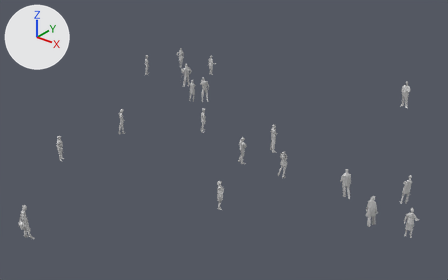
A saved change to the glTF model models/mandegar/mandegar_crowd.glb.
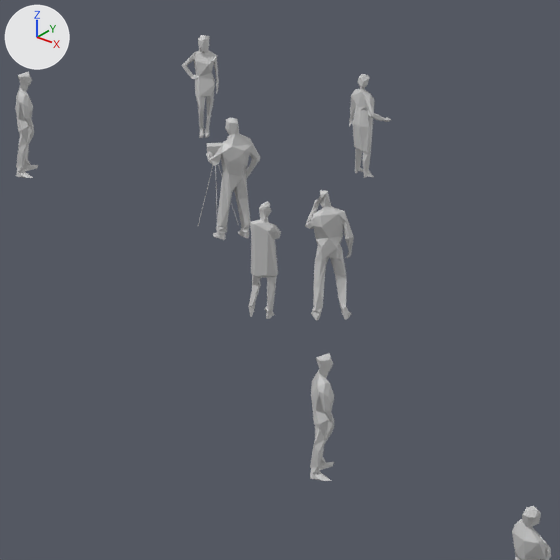
Old and new are each drawn from a 50 mm camera at (13.44, -38.73, 15.83) aimed at (-9.69, -9.82, -2.1) and again close up on the part from 32% to 55% of the width and 15% to 53% of the height. Every picture has the same lights, and +X, +Y and +Z are marked at upper left. The older version's two pictures come first. Where no turn or scale is listed for an object, it has been applied to the vertices.

Objects in the first close-up: 'Human_12', 'Human_16', 'Human_20', 'Human_21', 'Human_22', 'Human_23', 'Human_24', 'Human_25'.
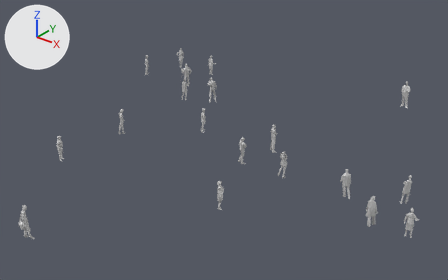
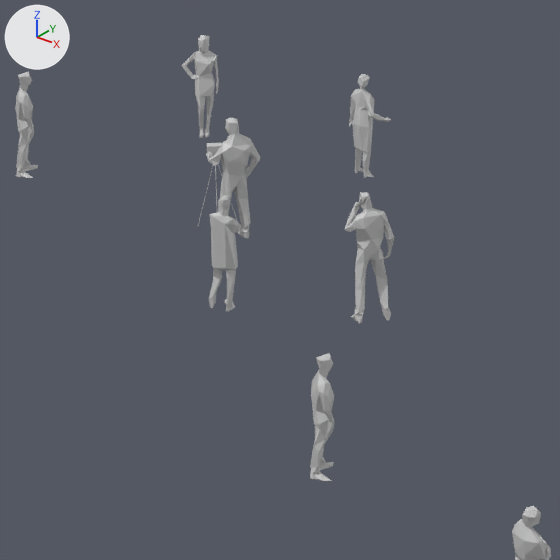
Location of each change, [x1, y1, x2, y2] in pixels of the close-ups (560 x 560 px):
'Human_24', moved, turned
    before: [305, 190, 354, 320]
    after: [345, 192, 394, 323]
'Human_25', moved, turned
    before: [248, 201, 281, 319]
    after: [209, 195, 241, 311]

The change, as a diff of the scene's bpy script:
```diff
--- a/models/mandegar/mandegar_crowd.glb.py
+++ b/models/mandegar/mandegar_crowd.glb.py
@@ ob_human_25 @@
 ob_human_25.parent = ob_root_crowd
-ob_human_25.location = (-12.19, -10.06, 0.0906)
+ob_human_25.location = (-12.74, -10.18, 0.0906)
+ob_human_25.rotation_euler = (0.0, 0.0, -0.138)  # degrees (0, 0, -7.9)
@@ ob_human_24 @@
 ob_human_24.parent = ob_root_crowd
-ob_human_24.location = (-11.52, -9.578, 0.169)
+ob_human_24.location = (-11.09, -9.313, 0.169)
+ob_human_24.rotation_euler = (0.0, 0.0, 0.19)  # degrees (0, 0, 11)
```
